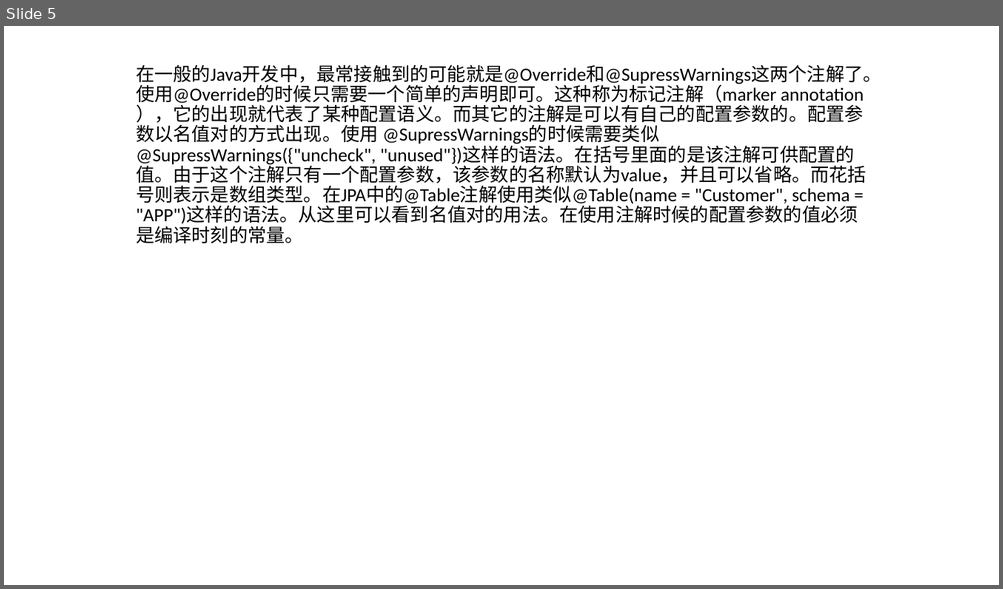
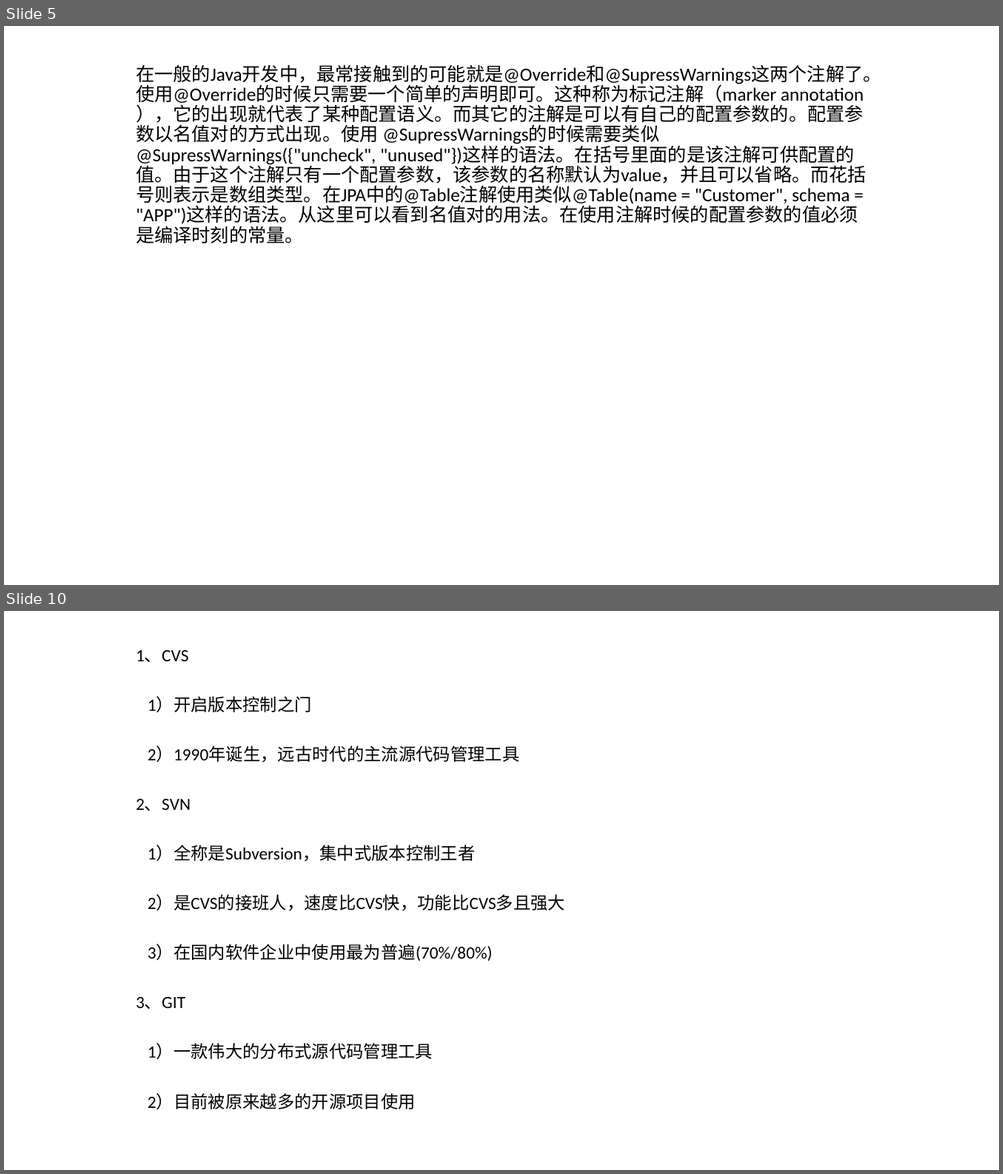
Before and after one commit to qianjinpeixun/RestSample, a slide deck: RestSample/java-docs/java2a/java-advance-section-8-注解.pptx. Shown one above the other, each under a label of ours: slide 5 before the commit, slides 5 and 10 after it; the slides between them are not shown. The pictures are 1003x589 and 1003x1174 pixels, drawn with LibreOffice and Linux fonts; fonts in the diff are those of the drawing. Boxes give left, top, right and bottom in pixels: in the first picture for what was removed or moved away, otherwise in the second. Text is boxed around its words. In the diff, an @@ line names an element or a change of style, - is before the commit and + after.

```diff
--- a/RestSample/java-docs/java2a/java-advance-section-8-注解.pptx
+++ b/RestSample/java-docs/java2a/java-advance-section-8-注解.pptx
@@ slide 10 added at (4,611,999,1170), background #FFFFFF @@
@@ subtitle added at (136,650,565,1110), 16.6 pt, text #000000 @@
+1、CVS
+1）开启版本控制之门
+2）1990年诞生，远古时代的主流源代码管理工具
+2、SVN
+1）全称是Subversion，集中式版本控制王者
+2）是CVS的接班人，速度比CVS快，功能比CVS多且强大
+3）在国内软件企业中使用最为普遍(70%/80%)
+3、GIT
+1）一款伟大的分布式源代码管理工具
+2）目前被原来越多的开源项目使用
```
Also in this commit, not shown: 1 slide changed, 21 other slides added, 6 slides removed, 24 other files.
